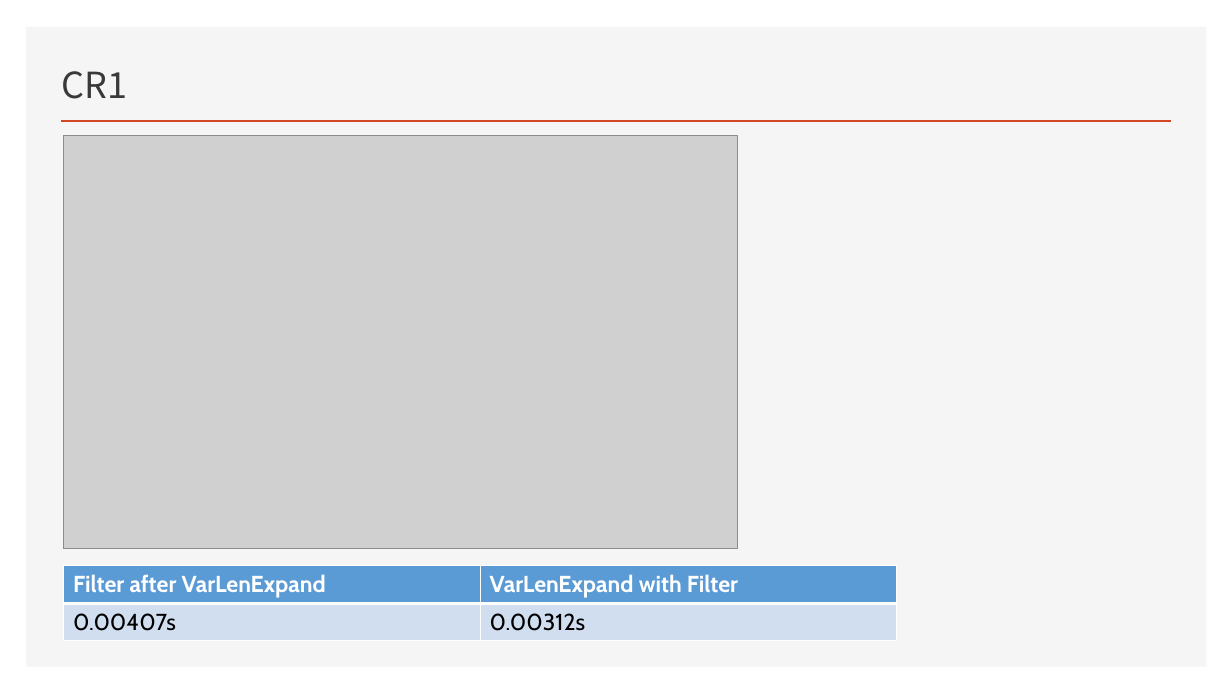
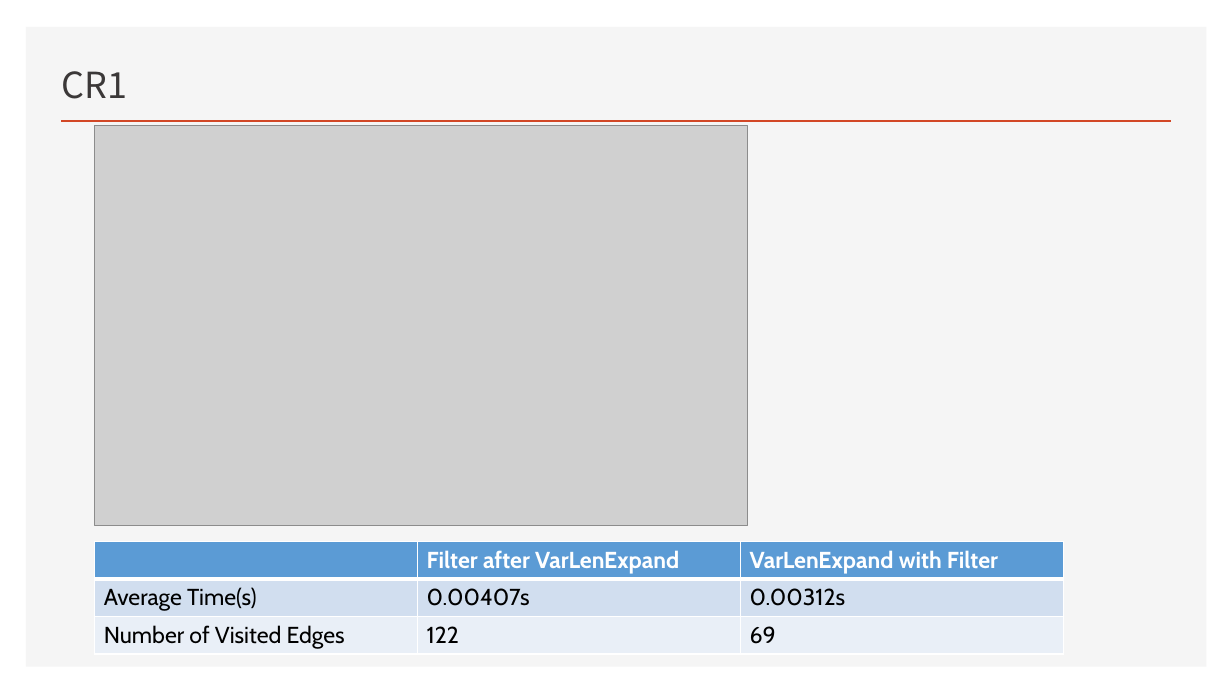
Before and after one commit to peace-dove/demo, a slide deck: slide 8 of transfer/4.3.pptx (slide 7 before the commit). Drawn at 1232x693 pixels with LibreOffice and Linux fonts; fonts in the diff are those of the drawing; grey boxes stand for pictures. Boxes give left, top, right and bottom in pixels: in the first picture for what was removed or moved away, otherwise in the second. Text is boxed around its words. In the diff, an @@ line names an element or a change of style, - is before the commit and + after.

```diff
--- a/transfer/4.3.pptx
+++ b/transfer/4.3.pptx
@@ picture: place and size @@
-picture at bbox=[64, 136, 738, 549]
+picture at bbox=[94, 126, 748, 526]
@@ table at bbox=[94, 542, 1062, 653] @@
-Filter after VarLenExpand | VarLenExpand with Filter
-0.00407s | 0.00312s
+ | Filter after VarLenExpand | VarLenExpand with Filter
+Average Time(s) | 0.00407s | 0.00312s
+Number of Visited Edges | 122 | 69
@@ table: place and size @@
-table at bbox=[64, 566, 897, 640]
+table at bbox=[94, 542, 1062, 653]
```
Also in this commit, not shown: 9 other slides changed, 2 slides added, 4 slides removed.
